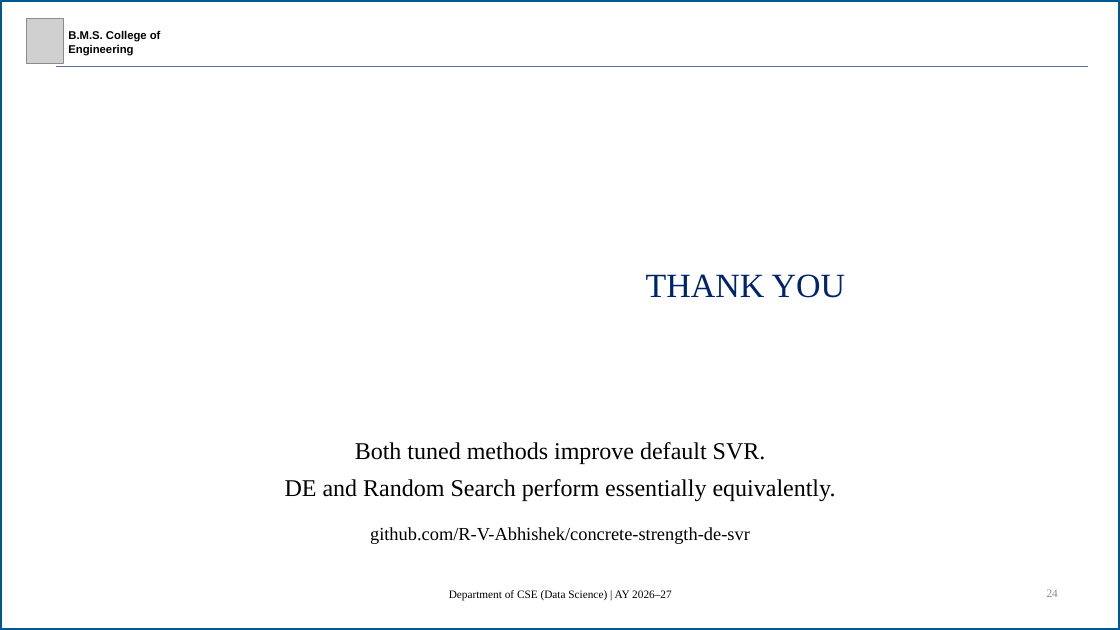
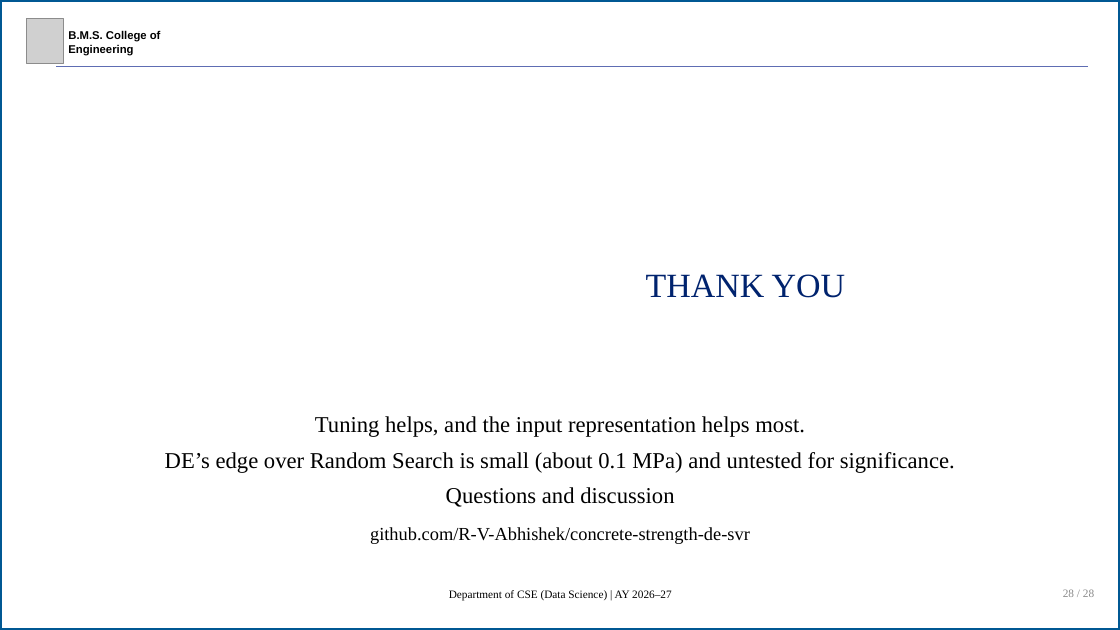
Before and after one commit to R-V-Abhishek/concrete-strength-de-svr, a slide deck: slide 28 of presentation/concrete-strength-de-svr-presentation.pptx (slide 24 before the commit). Drawn at 1120x630 pixels with LibreOffice and Linux fonts; fonts in the diff are those of the drawing; grey boxes stand for pictures. Boxes give left, top, right and bottom in pixels: in the first picture for what was removed or moved away, otherwise in the second. Text is boxed around its words. In the diff, an @@ line names an element or a change of style, - is before the commit and + after.

```diff
--- a/presentation/concrete-strength-de-svr-presentation.pptx
+++ b/presentation/concrete-strength-de-svr-presentation.pptx
@@ text at <box>165,416,955,507</box>: text changed; size 34 to 32 pt @@
-Both tuned methods improve default SVR.
-DE and Random Search perform essentially equivalently.
+Tuning helps, and the input representation helps most.
+DE’s edge over Random Search is small (about 0.1 MPa) and untested for significance.
+Questions and discussion
@@ text at <box>1063,589,1094,597</box>: text changed @@
-24
+28 / 28
```
Also in this commit, not shown: 23 other slides changed, 4 slides added, 19 other files.
